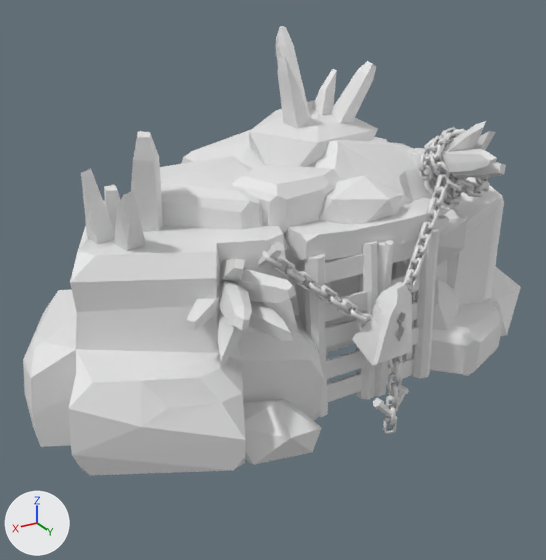
The FBX model Assets/_Graph/Mesh/geofiey/Entrer_Grotte_Violet.fbx: old version first, new version second.
Camera for both pictures: a 50 mm camera at (5.87, 9.11, 5.42) aimed at (0.58, 0.3, 1.01). Every picture has the same lights, and +X, +Y and +Z are marked at lower left. Materials are left out; every surface is plain grey. Where no turn or scale is listed for an object, it has been applied to the vertices.

The scene before the commit, as lines of its bpy script (objects in view):
```python
me_cristaux_v_010 = bpy.data.meshes.new('cristaux_V.010')
me_cristaux_v_010.from_pydata(...)  # 976 vertices, 1148 faces; spans x -3.67..4.29, y -3.67..1.89, z -0.32..4.6
me_cristaux_v_010.materials.append(mat_main)
me_cylinder_005 = bpy.data.meshes.new('Cylinder.005')
me_cylinder_005.from_pydata(...)  # 106 vertices, 94 faces; spans x -0.89..0.17, y -0.24..0.13, z 0.0..2.2
me_cylinder_005.materials.append(mat_main)
me_cylinder_006 = bpy.data.meshes.new('Cylinder.006')
me_cylinder_006.from_pydata(...)  # 110 vertices, 103 faces; spans x -0.16..0.95, y -0.16..0.19, z 0.0..2.19
me_cylinder_006.materials.append(mat_main)
me_cylinder_015 = bpy.data.meshes.new('Cylinder.015')
me_cylinder_015.from_pydata(...)  # 1973 vertices, 2259 faces; spans x -1.96..2.14, y -1.16..0.14, z -1.81..4.14
me_cylinder_015.materials.append(mat_main)
ob_cadena = bpy.data.objects.new('cadena', me_cylinder_015)
ob_cadena.location = (0.13, 2.61, -0.48)
ob_cristaux_v_010 = bpy.data.objects.new('cristaux_V.010', me_cristaux_v_010)
ob_cristaux_v_010.location = (0.12, 1.23, -0.06)
ob_porte_002 = bpy.data.objects.new('porte.002', me_cylinder_005)
ob_porte_002.location = (1.02, 2.19, -0.08)
ob_porte_003 = bpy.data.objects.new('porte.003', me_cylinder_006)
ob_porte_003.location = (-0.79, 2.09, -0.09)
```
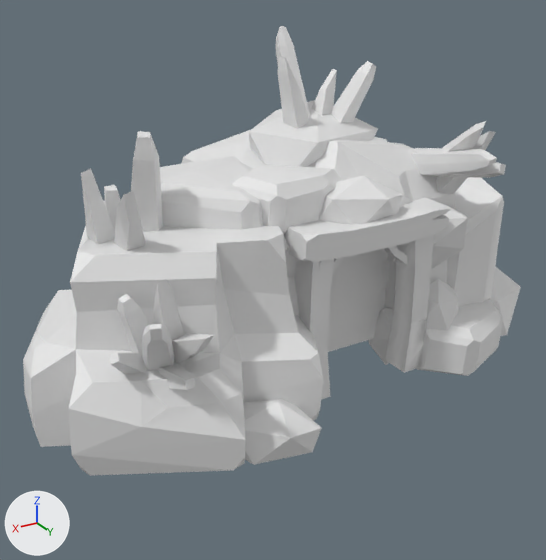
Location of each change, [x1, y1, x2, y2] in pixels of the pictures (546 x 560 px; the box of a moved part takes in the faces that stretch with it):
```json
{"object": "cadena", "change": "deleted", "before": [258, 127, 490, 434]}
{"object": "porte.002", "change": "deleted", "before": [305, 240, 378, 417]}
{"object": "porte.003", "change": "deleted", "before": [374, 228, 440, 396]}
{"part": 1, "of": "me_cristaux_v_010", "change": "moved or reshaped", "before": [237, 269, 296, 303], "after": [117, 294, 149, 357]}
{"part": 2, "of": "me_cristaux_v_010", "change": "moved or reshaped", "before": [219, 281, 252, 330], "after": [142, 324, 175, 370]}
{"part": 3, "of": "me_cristaux_v_010", "change": "moved or reshaped", "before": [218, 310, 244, 369], "after": [172, 333, 214, 363]}
{"part": 4, "of": "me_cristaux_v_010", "change": "moved or reshaped", "before": [249, 301, 293, 341], "after": [153, 279, 184, 340]}
{"part": 5, "of": "me_cristaux_v_010", "change": "moved or reshaped", "before": [186, 287, 221, 330], "after": [157, 362, 195, 390]}
{"part": 6, "of": "me_cristaux_v_010", "change": "moved or reshaped", "before": [220, 258, 245, 282], "after": [109, 353, 146, 374]}
```

Edits to the scene script, one JSON object a line:
```json
{"block": "me_cristaux_v_010", "where": "me_cristaux_v_010.from_pydata(...)  # 976 vertices, 1148 faces; spans x -3.67..4.29, y -3.67..1.89, z -0.32..4.6"}
{"block": "me_cristaux_v_010", "where": "# used by ob_cristaux_v_010; location = (0.12, 1.23, -0.06)"}
{"block": "me_cristaux_v_010", "change": "me_cristaux_v_010 part 1: the loose piece of 12 vertices spanning x 1.66..2.08, y 0.73..1.61, z 1.81..2.21 is multiplied about its middle by the matrix ((0.025, 0.128, 0.991), (0.927, 0.368, -0.071), (-0.374, 0.921, -0.109)), then moved by (1.27, -0.45, -0.34)"}
{"block": "me_cristaux_v_010", "change": "me_cristaux_v_010 part 2: the loose piece of 18 vertices spanning x 1.85..2.54, y 0.66..1.89, z 1.65..2.17 is multiplied about its middle by the matrix ((0.025, 0.128, 0.991), (0.927, 0.368, -0.071), (-0.374, 0.921, -0.109)), then moved by (0.87, -0.21, -0.25)"}
{"block": "me_cristaux_v_010", "change": "me_cristaux_v_010 part 3: the loose piece of 8 vertices spanning x 1.85..2.65, y 0.67..1.66, z 1.48..1.8 is multiplied about its middle by the matrix ((0.025, 0.128, 0.991), (0.927, 0.368, -0.071), (-0.374, 0.921, -0.109)), then moved by (0.54, -0.07, -0.08)"}
{"block": "me_cristaux_v_010", "change": "me_cristaux_v_010 part 4: the loose piece of 12 vertices spanning x 1.75..2.08, y 0.72..1.89, z 1.52..1.85 is multiplied about its middle by the matrix ((0.025, 0.128, 0.991), (0.927, 0.368, -0.071), (-0.374, 0.921, -0.109)), then moved by (0.92, -0.47, 0.13)"}
{"block": "me_cristaux_v_010", "change": "me_cristaux_v_010 part 5: the loose piece of 8 vertices spanning x 2.12..2.75, y 0.56..1.15, z 1.71..2.0 is multiplied about its middle by the matrix ((0.025, 0.128, 0.991), (0.927, 0.368, -0.071), (-0.374, 0.921, -0.109)), then moved by (0.53, 0.28, -0.67)"}
{"block": "me_cristaux_v_010", "change": "me_cristaux_v_010 part 6: the loose piece of 8 vertices spanning x 1.82..2.23, y 0.56..1.26, z 1.93..2.48 is multiplied about its middle by the matrix ((0.025, 0.128, 0.991), (0.927, 0.368, -0.071), (-0.374, 0.921, -0.109)), then moved by (1.27, -0.16, -0.85)"}
{"op": "remove", "block": "ob_porte_002", "code": ["ob_porte_002 = bpy.data.objects.new('porte.002', me_cylinder_005)", "ob_porte_002.location = (1.02, 2.19, -0.08)"]}
{"op": "remove", "block": "ob_porte_003", "code": ["ob_porte_003 = bpy.data.objects.new('porte.003', me_cylinder_006)", "ob_porte_003.location = (-0.79, 2.09, -0.09)"]}
{"op": "remove", "block": "ob_cadena", "code": ["ob_cadena = bpy.data.objects.new('cadena', me_cylinder_015)", "ob_cadena.location = (0.13, 2.61, -0.48)"]}
```
